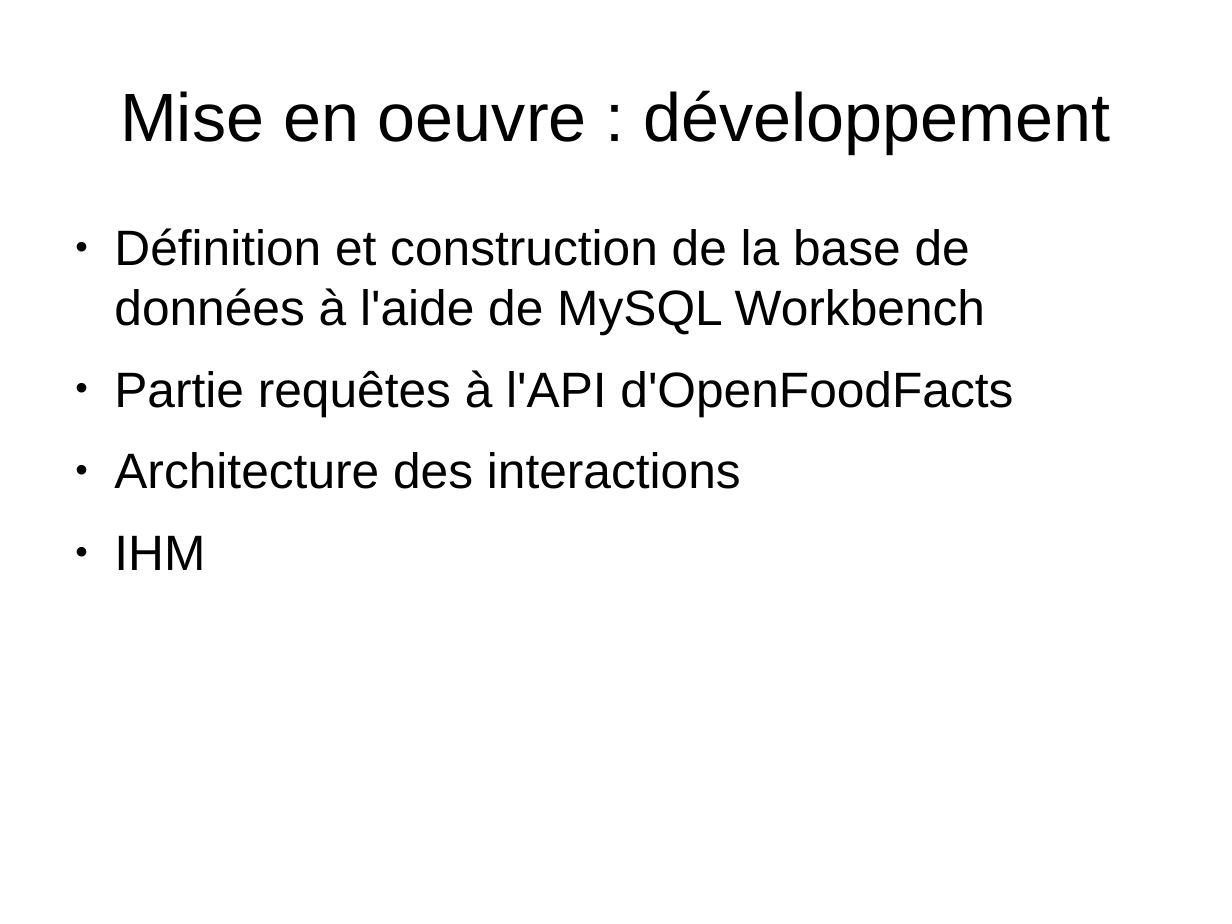
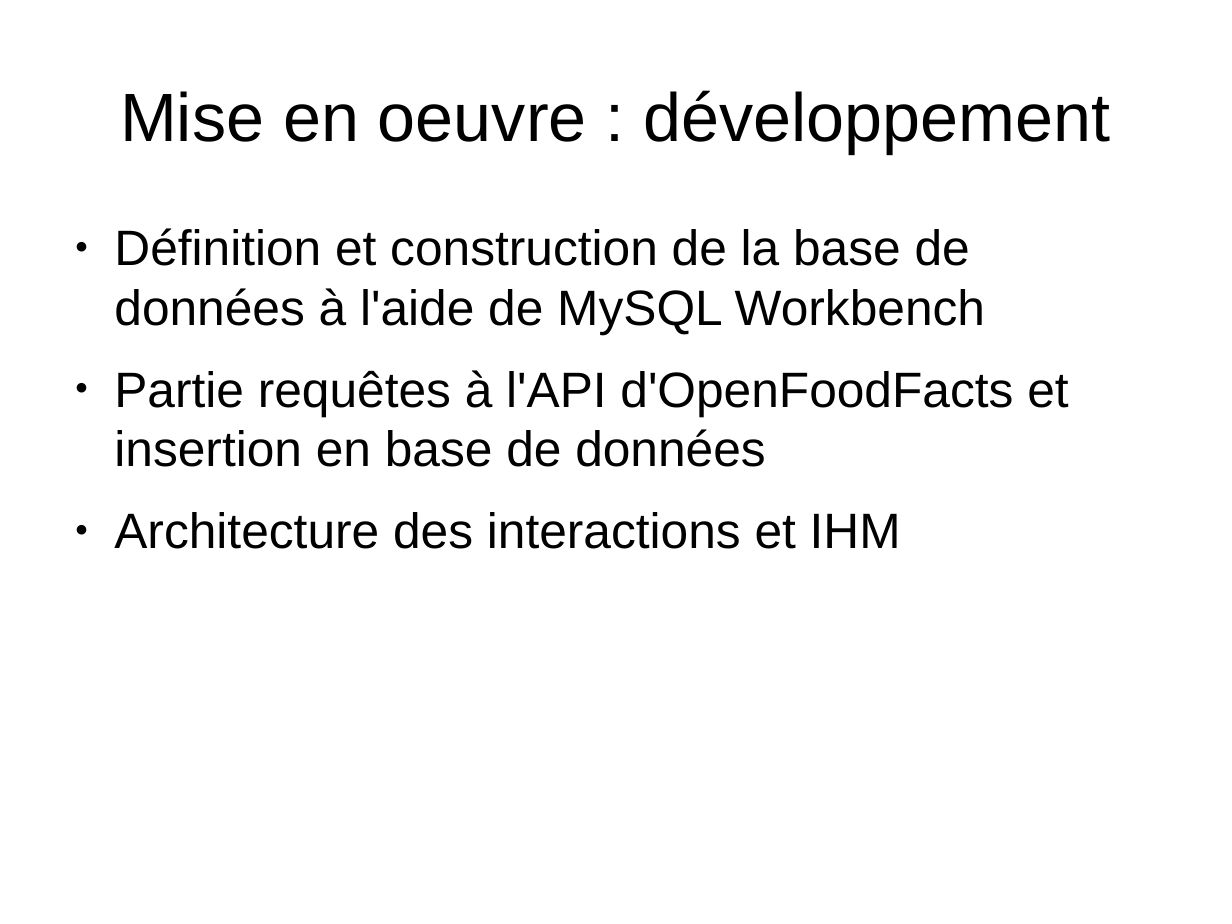
Before and after one commit to elwaze/PurBeurre, a slide deck: slide 4 of Pur Beurre.odp. Drawn at 1232x924 pixels with LibreOffice and Linux fonts; fonts in the diff are those of the drawing. Boxes give left, top, right and bottom in pixels: in the first picture for what was removed or moved away, otherwise in the second. Text is boxed around its words. In the diff, an @@ line names an element or a change of style, - is before the commit and + after.

```diff
--- a/Pur Beurre.odp
+++ b/Pur Beurre.odp
@@ text at (x1=114, y1=370, x2=1068, y2=549): text changed @@
-● Partie requêtes à l'API d'OpenFoodFacts
-● Architecture des interactions
-● IHM
+● Partie requêtes à l'API d'OpenFoodFacts et insertion en base de données
+● Architecture des interactions et IHM
```
Also in this commit, not shown: 2 slides added, 1 slide removed, 4 other files.
